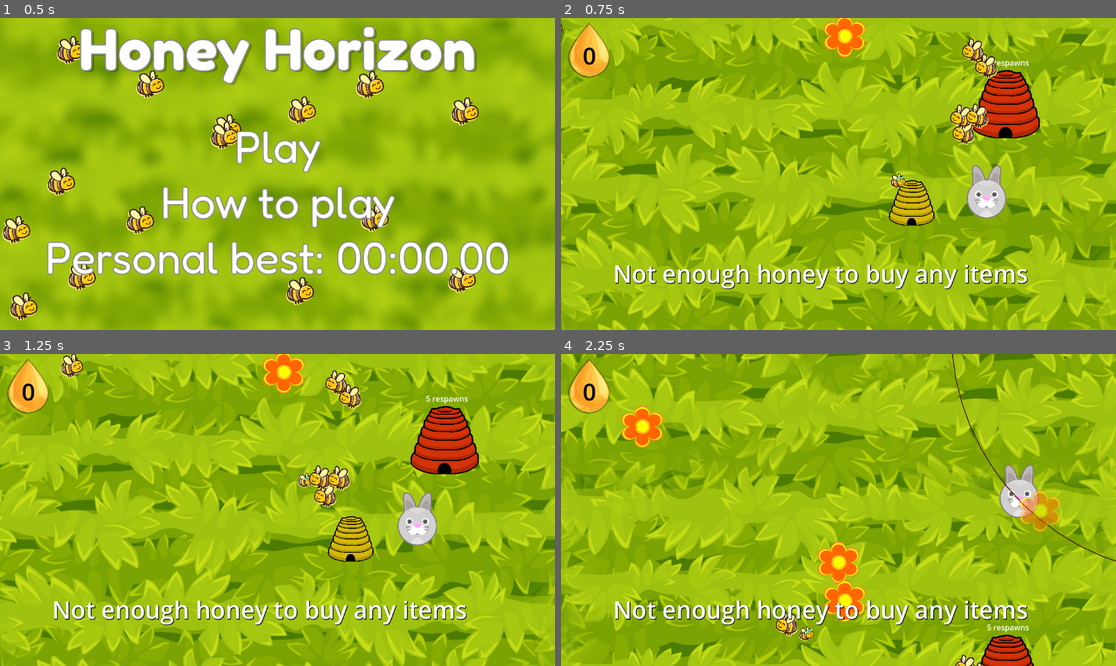
Above: before the commit, frames 1-4 (two rows, left to right).
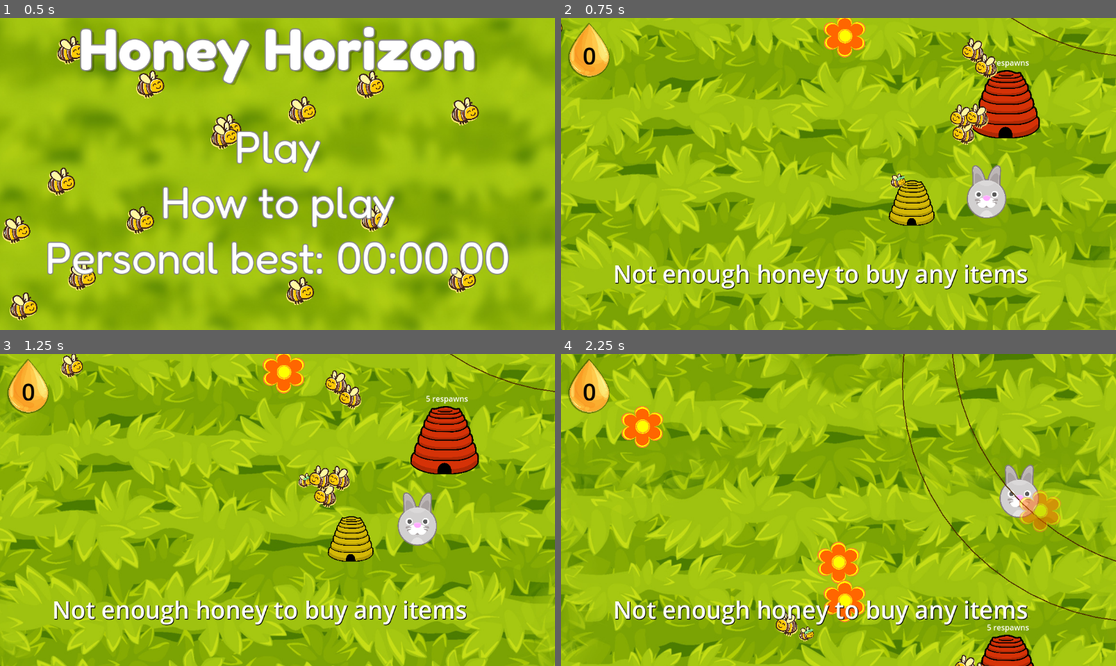
Above: after the commit, the same moments.

Repository: jam53/GMTK-Gamejam-2024
Game: Godot game, scene res://scenes/main_menu.tscn
The game is run twice, just before and just after one commit, with the same random seed, the same clock (stepped at 60 frames per second) and the same inputs.
Inputs (mouse positions are in pixels of both pictures, inside the frame that each line leads up to):
- Up to frame 1 (0.5 s): no input
- Up to frame 2 (0.75 s): click "Play" at 0.5 s
- Up to frame 3 (1.25 s): no input
- Up to frame 4 (2.25 s): move the mouse to (977, 519) at 1.27 s; press the mouse at (977, 519) at 1.28 s; hold W (up) from 1.28 s (still down); move the mouse to (1016, 432) at 2.02 s; release the mouse at (1016, 432) at 2.03 s; tap E (disable_follow) at 2.1 s; click (1016, 432) at 2.17 s

Frame 1 is identical in both runs. In frame 2, less than 0.1% of the frame differs, in the area x 81-100%, y 0-13%; in frame 3, less than 0.1%; in frame 4, 0.3%, in the area x 61-100%, y 0-86%.

Commit message:
merge fix

Diff:
--- a/scenes/lawn.tscn
+++ b/scenes/lawn.tscn
@@ -72,11 +72,10 @@
 basic_bear = ExtResource("5_h78oq")
 basic_rabbit = ExtResource("8_lk0uv")
 
-[node name="DogSpawner" type="Node2D" parent="Spawners" node_paths=PackedStringArray("spawn_area", "dont_spawn_area")]
+[node name="DogSpawner" type="Node2D" parent="Spawners" node_paths=PackedStringArray("spawn_area")]
 script = ExtResource("13_41skp")
 initial_amount = 50
 spawn_area = NodePath("ReferenceRect")
-dont_spawn_area = NodePath("../../FlowerSpawner/ReferenceRect2")
 scene = ExtResource("9_u5hqr")
 group = "dogs"
 
Not shown: 2 places in scenes/lawn.tscn that only renumber resources
